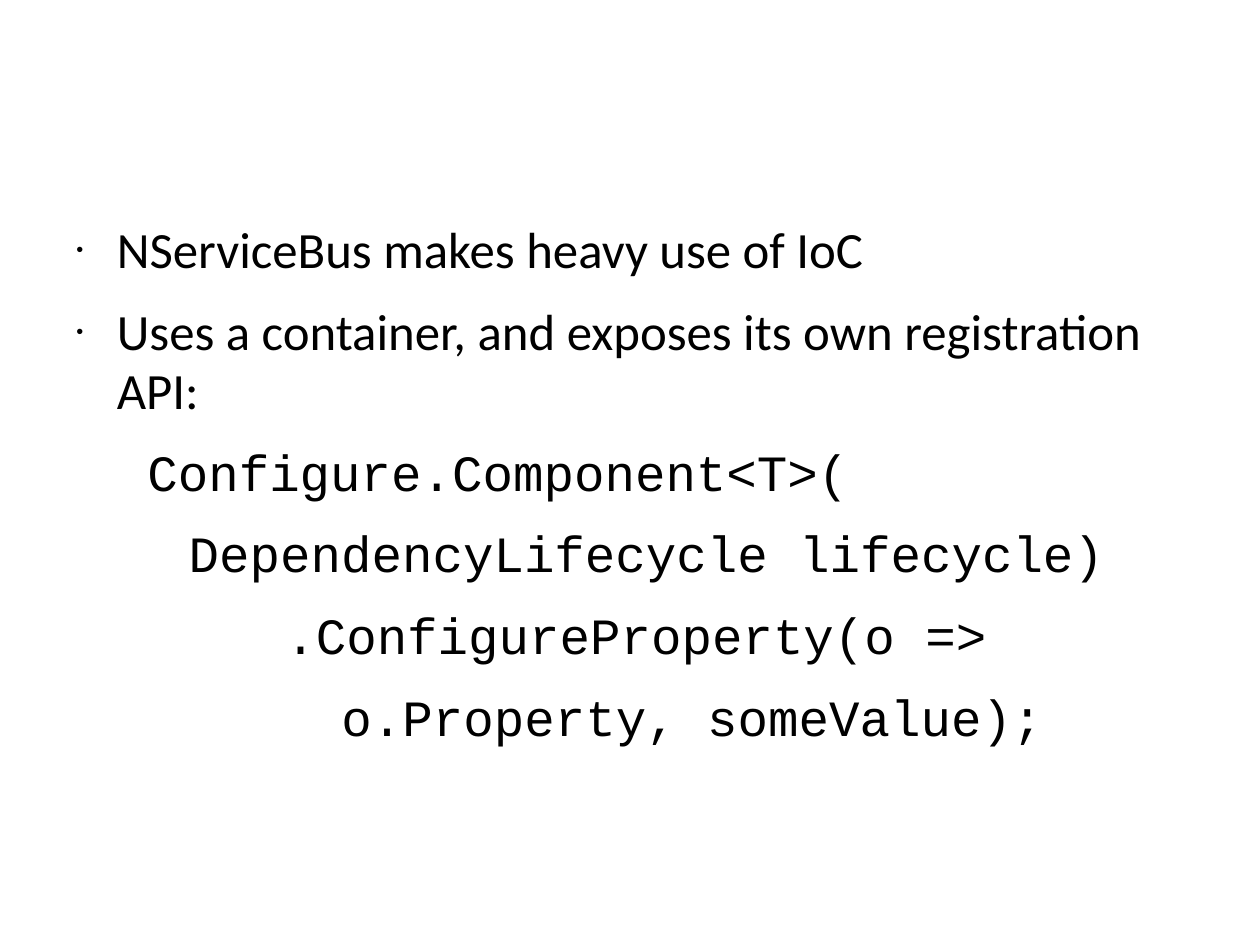
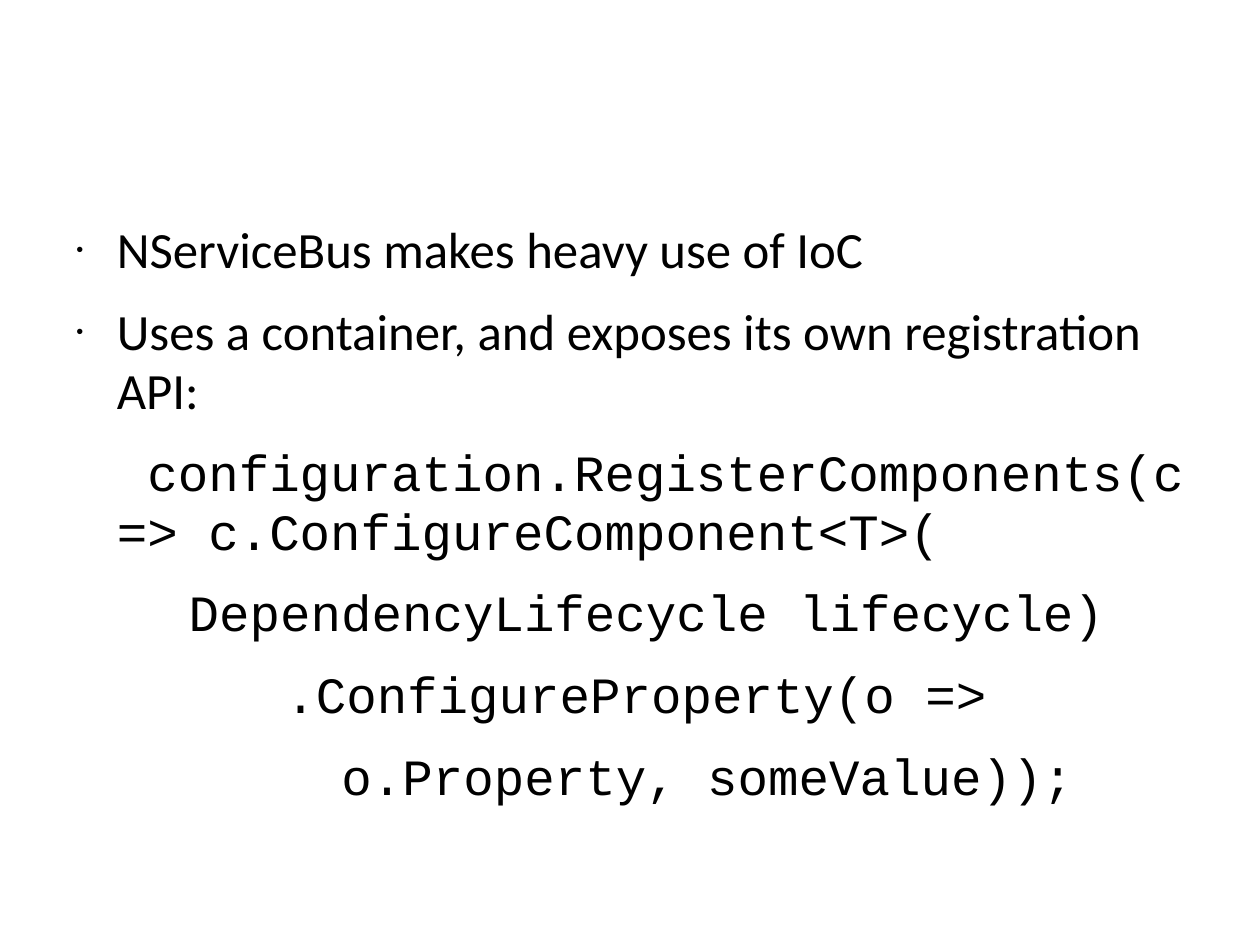
Before and after one commit to Particular/Course.Slides, a slide deck: slide 41 of EnterpriseDevelopmentWithNServiceBus.pptx. Drawn at 1260x945 pixels with LibreOffice and Linux fonts; fonts in the diff are those of the drawing; background and template pictures are left out. Boxes give left, top, right and bottom in pixels: in the first picture for what was removed or moved away, otherwise in the second. Text is boxed around its words. In the diff, an @@ line names an element or a change of style, - is before the commit and + after.

```diff
--- a/EnterpriseDevelopmentWithNServiceBus.pptx
+++ b/EnterpriseDevelopmentWithNServiceBus.pptx
@@ text at bbox=[147, 454, 1183, 561]: text changed @@
-Configure.Component<T>(
+configuration.RegisterComponents(c => c.ConfigureComponent<T>(
@@ text at bbox=[341, 758, 1073, 806]: text changed @@
-o.Property, someValue);
+o.Property, someValue));
```
Also in this commit, not shown: 8 other slides changed, 1 other file.
